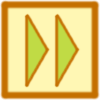
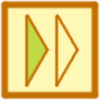
Before/after of a 100×100 layered artwork. What changed in the layer stack:
hid "triangle_color_on_2" over [57, 17, 77, 83]
